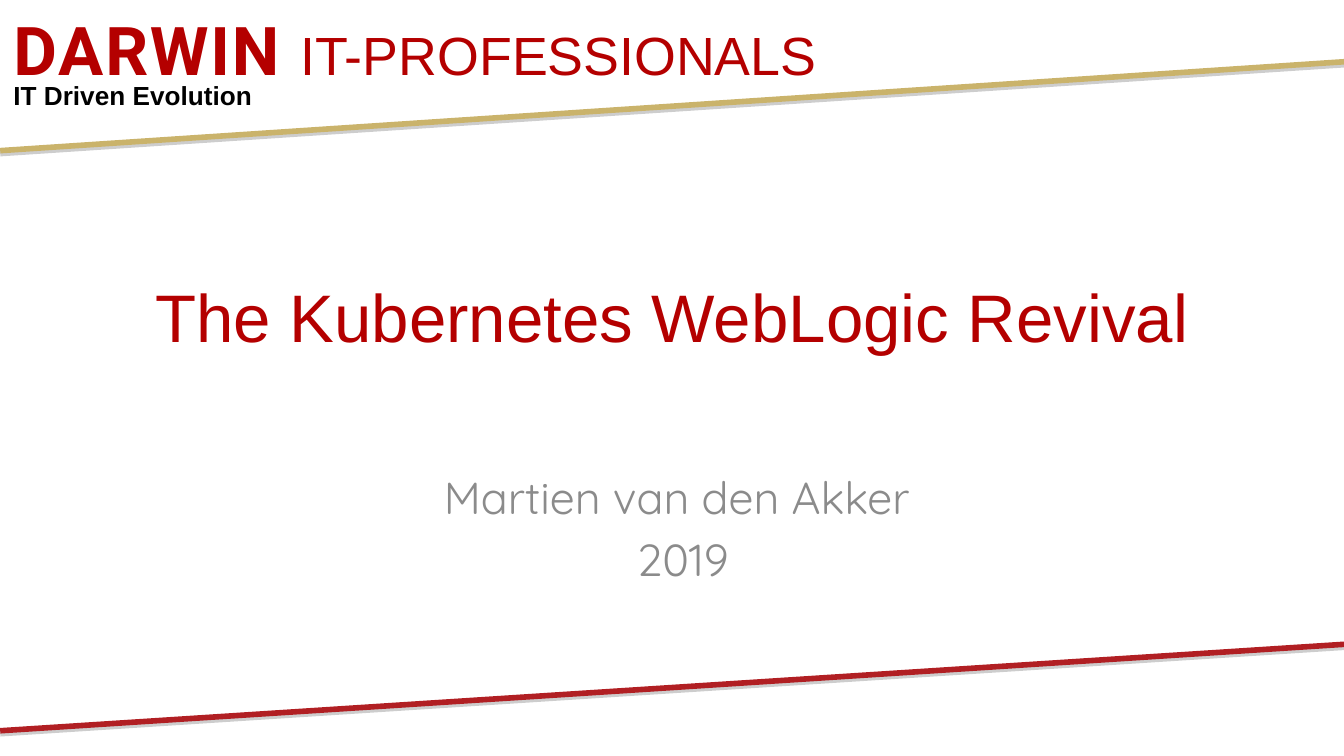
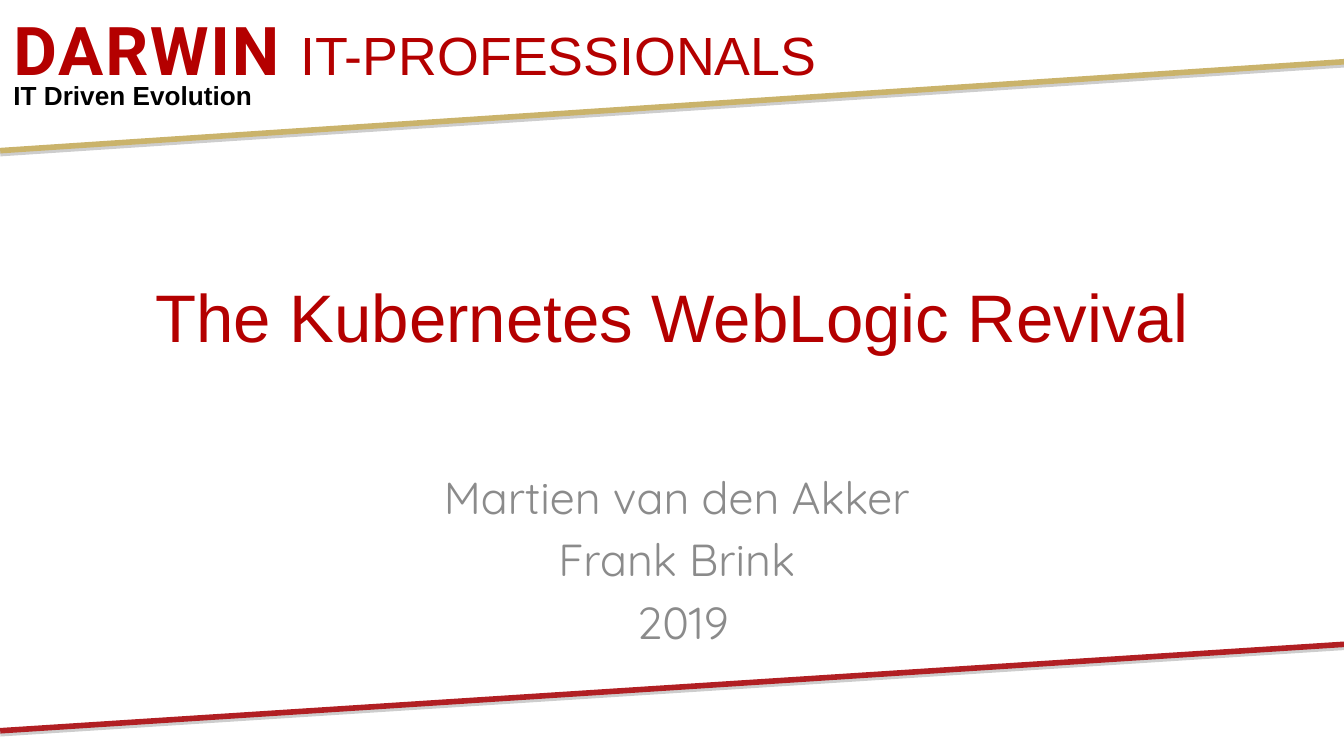
Before and after one commit to darwin-it/weblogic-operator-medrec-admin, a slide deck: slide 1 of doc/ppt/20191003-Kubernetes Managed Weblogic Revival.pptx. Drawn at 1344x756 pixels with LibreOffice and Linux fonts; fonts in the diff are those of the drawing; background and template pictures are left out. Boxes give left, top, right and bottom in pixels: in the first picture for what was removed or moved away, otherwise in the second. Text is boxed around its words. In the diff, an @@ line names an element or a change of style, - is before the commit and + after.

```diff
--- a/doc/ppt/20191003-Kubernetes Managed Weblogic Revival.pptx
+++ b/doc/ppt/20191003-Kubernetes Managed Weblogic Revival.pptx
@@ subtitle at [558,543,795,577]: paragraph added @@
+Frank Brink
```
Also in this commit, not shown: 3 other slides changed, 47 slides added, 1 other file.
